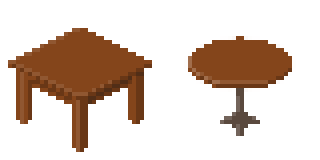
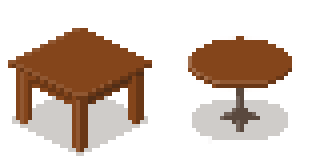
Layers edited between the first and the second 320x160 image:
painted on "Layer 1" over bbox(220, 108, 260, 136)
added layer "Layer 4" (25%) above "Layer 3" over bbox(12, 96, 288, 156)
